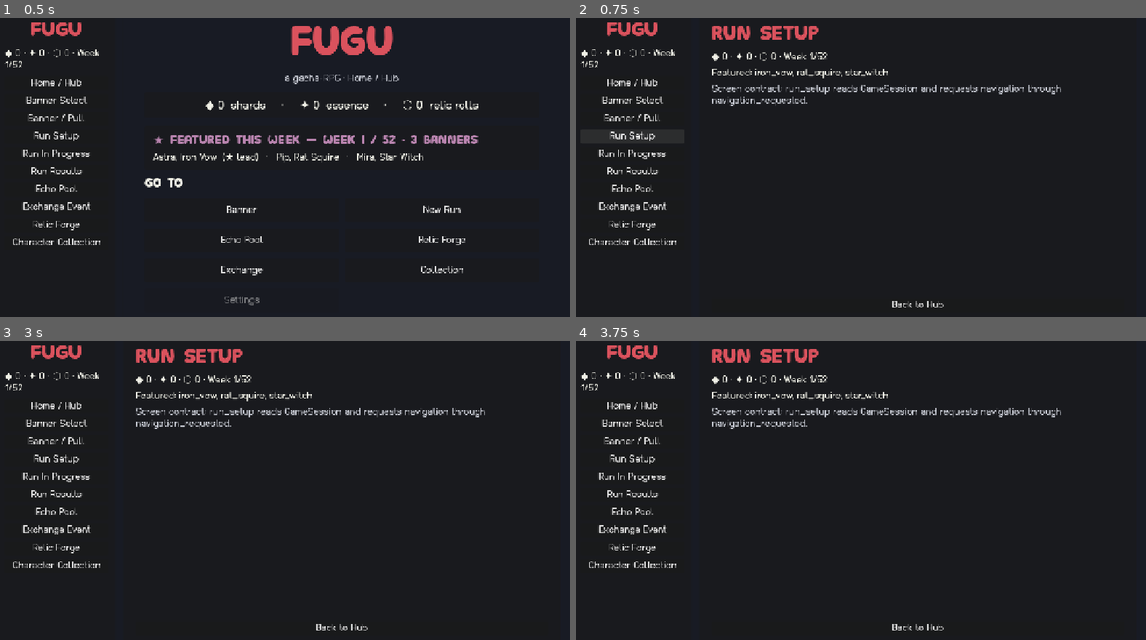
Above: before the commit, frames 1-4 (two rows, left to right).
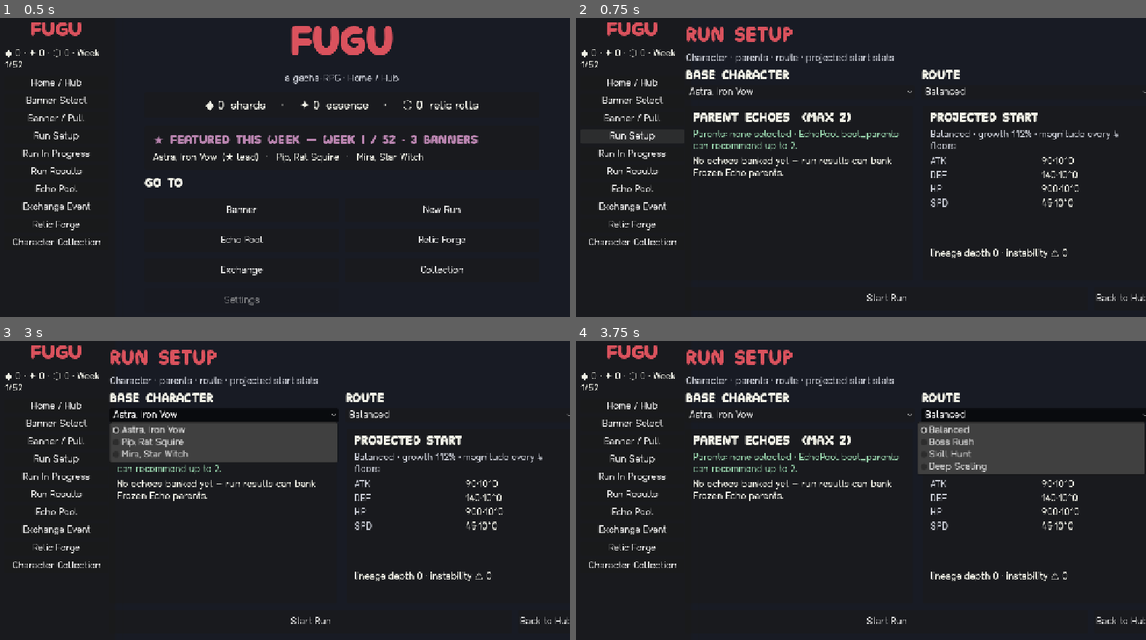
Above: after the commit, the same moments.

Repository: Mezzyface/fugu
Game: Godot game, scene res://main.tscn
Two runs of this game, one before a commit and one after it. Both use one fixed random seed, a clock stepped at 60 frames per second and the inputs below.
Inputs (mouse positions are in pixels of both pictures, inside the frame that each line leads up to):
- Up to frame 1 (0.5 s): no input
- Up to frame 2 (0.75 s): click "Run Setup" at 0.5 s
- Up to frame 3 (3 s): click "Back to Hub" at 1.25 s; click "New Run" at 2 s; click (222, 415) at 2.75 s, where only the run after the commit has a clickable "Astra, Iron Vow"
- Up to frame 4 (3.75 s): click (1037, 415) at 3.5 s, where only the run after the commit has a clickable "Balanced"

Frame 1 is identical in both runs. In frame 2, 6.4% of the frame differs, in the area x 19-100%, y 2-97%; in frame 3, 11%; in frame 4, 12%.

Commit message:
[Task] Screen 04 Run Setup
Co-Authored-By: Claude Opus 4.8 <noreply@anthropic.com>

Diff:
--- a/game/scenes/run_setup.tscn
+++ b/game/scenes/run_setup.tscn
@@ -1,6 +1,7 @@
-[gd_scene load_steps=2 format=3]
+[gd_scene load_steps=3 format=3 uid="uid://d58runsetupscene"]
 
-[ext_resource type="Script" path="res://scripts/ui/screen_base.gd" id="1_screen"]
+[ext_resource type="Script" path="res://scripts/ui/run_setup.gd" id="1_setup"]
+[ext_resource type="Theme" uid="uid://bfugutheme0001" path="res://assets/theme/fugu_theme.tres" id="2_theme"]
 
 [node name="RunSetup" type="Control"]
 layout_mode = 3
@@ -9,6 +10,190 @@
 anchor_bottom = 1.0
 grow_horizontal = 2
 grow_vertical = 2
-script = ExtResource("1_screen")
+theme = ExtResource("2_theme")
+script = ExtResource("1_setup")
 screen_id = "run_setup"
 screen_title = "Run Setup"
+
+[node name="Background" type="ColorRect" parent="."]
+layout_mode = 1
+anchors_preset = 15
+anchor_right = 1.0
+anchor_bottom = 1.0
+grow_horizontal = 2
+grow_vertical = 2
+color = Color(0.094118, 0.105882, 0.141176, 1)
+
+[node name="Margin" type="MarginContainer" parent="."]
+layout_mode = 1
+anchors_preset = 15
+anchor_right = 1.0
+anchor_bottom = 1.0
+grow_horizontal = 2
+grow_vertical = 2
+theme_override_constants/margin_left = 48
+theme_override_constants/margin_top = 28
+theme_override_constants/margin_right = 48
+theme_override_constants/margin_bottom = 28
+
+[node name="Root" type="VBoxContainer" parent="Margin"]
+layout_mode = 2
+theme_override_constants/separation = 14
+
+[node name="TitleLabel" type="Label" parent="Margin/Root"]
+layout_mode = 2
+theme_type_variation = &"TitleLabel"
+theme_override_colors/font_color = Color(0.854902, 0.321569, 0.364706, 1)
+text = "Run Setup"
+
+[node name="SubtitleLabel" type="Label" parent="Margin/Root"]
+layout_mode = 2
+theme_override_colors/font_color = Color(0.776471, 0.788235, 0.823529, 1)
+text = "Character · parents · route · projected start stats"
+
+[node name="TopSelectors" type="HBoxContainer" parent="Margin/Root"]
+layout_mode = 2
+theme_override_constants/separation = 16
+
+[node name="CharacterBlock" type="VBoxContainer" parent="Margin/Root/TopSelectors"]
+layout_mode = 2
+size_flags_horizontal = 3
+theme_override_constants/separation = 6
+
+[node name="CharacterHeader" type="Label" parent="Margin/Root/TopSelectors/CharacterBlock"]
+layout_mode = 2
+theme_type_variation = &"HeaderLabel"
+theme_override_colors/font_color = Color(0.94, 0.94, 0.9, 1)
+text = "Base Character"
+
+[node name="CharacterSelector" type="OptionButton" parent="Margin/Root/TopSelectors/CharacterBlock"]
+unique_name_in_owner = true
+layout_mode = 2
+
+[node name="RouteBlock" type="VBoxContainer" parent="Margin/Root/TopSelectors"]
+layout_mode = 2
+size_flags_horizontal = 3
+theme_override_constants/separation = 6
+
+[node name="RouteHeader" type="Label" parent="Margin/Root/TopSelectors/RouteBlock"]
+layout_mode = 2
+theme_type_variation = &"HeaderLabel"
+theme_override_colors/font_color = Color(0.94, 0.94, 0.9, 1)
+text = "Route"
+
+[node name="RouteSelector" type="OptionButton" parent="Margin/Root/TopSelectors/RouteBlock"]
+unique_name_in_owner = true
+layout_mode = 2
+
+[node name="Body" type="HBoxContainer" parent="Margin/Root"]
+layout_mode = 2
+size_flags_vertical = 3
+theme_override_constants/separation = 22
+
+[node name="ParentsPanel" type="PanelContainer" parent="Margin/Root/Body"]
+custom_minimum_size = Vector2(500, 0)
+layout_mode = 2
+size_flags_horizontal = 3
+size_flags_vertical = 3
+
+[node name="ParentsMargin" type="MarginContainer" parent="Margin/Root/Body/ParentsPanel"]
+layout_mode = 2
+theme_override_constants/margin_left = 16
+theme_override_constants/margin_top = 14
+theme_override_constants/margin_right = 16
+theme_override_constants/margin_bottom = 14
+
+[node name="ParentsStack" type="VBoxContainer" parent="Margin/Root/Body/ParentsPanel/ParentsMargin"]
+layout_mode = 2
+theme_override_constants/separation = 10
+
+[node name="ParentsHeader" type="Label" parent="Margin/Root/Body/ParentsPanel/ParentsMargin/ParentsStack"]
+layout_mode = 2
+theme_type_variation = &"HeaderLabel"
+theme_override_colors/font_color = Color(0.94, 0.94, 0.9, 1)
+text = "Parent Echoes  (max 2)"
+
+[node name="SelectedParentsLabel" type="Label" parent="Margin/Root/Body/ParentsPanel/ParentsMargin/ParentsStack"]
+unique_name_in_owner = true
+layout_mode = 2
+theme_override_colors/font_color = Color(0.588235, 0.819608, 0.666667, 1)
+autowrap_mode = 3
+text = "Parents: none selected"
+
+[node name="ParentScroll" type="ScrollContainer" parent="Margin/Root/Body/ParentsPanel/ParentsMargin/ParentsStack"]
+layout_mode = 2
+size_flags_vertical = 3
+horizontal_scroll_mode = 0
+
+[node name="ParentList" type="VBoxContainer" parent="Margin/Root/Body/ParentsPanel/ParentsMargin/ParentsStack/ParentScroll"]
+unique_name_in_owner = true
+layout_mode = 2
+size_flags_horizontal = 3
+theme_override_constants/separation = 8
+
+[node name="ProjectionPanel" type="PanelContainer" parent="Margin/Root/Body"]
+custom_minimum_size = Vector2(500, 0)
+layout_mode = 2
+size_flags_horizontal = 3
+size_flags_vertical = 3
+
+[node name="ProjectionMargin" type="MarginContainer" parent="Margin/Root/Body/ProjectionPanel"]
+layout_mode = 2
+theme_override_constants/margin_left = 16
+theme_override_constants/margin_top = 14
+theme_override_constants/margin_right = 16
+theme_override_constants/margin_bottom = 14
+
+[node name="ProjectionStack" type="VBoxContainer" parent="Margin/Root/Body/ProjectionPanel/ProjectionMargin"]
+layout_mode = 2
+theme_override_constants/separation = 10
+
+[node name="ProjectionHeader" type="Label" parent="Margin/Root/Body/ProjectionPanel/ProjectionMargin/ProjectionStack"]
+layout_mode = 2
+theme_type_variation = &"HeaderLabel"
+theme_override_colors/font_color = Color(0.94, 0.94, 0.9, 1)
+text = "Projected Start"
+
+[node name="RouteDetailLabel" type="Label" parent="Margin/Root/Body/ProjectionPanel/ProjectionMargin/ProjectionStack"]
+unique_name_in_owner = true
+layout_mode = 2
+theme_override_colors/font_color = Color(0.776471, 0.788235, 0.823529, 1)
+autowrap_mode = 3
+text = "Balanced · growth 112%"
+
+[node name="StatsGrid" type="GridContainer" parent="Margin/Root/Body/ProjectionPanel/ProjectionMargin/ProjectionStack"]
+unique_name_in_owner = true
+layout_mode = 2
+size_flags_vertical = 3
+theme_override_constants/h_separation = 22
+theme_override_constants/v_separation = 8
+columns = 2
+
+[node name="InstabilityLabel" type="Label" parent="Margin/Root/Body/ProjectionPanel/ProjectionMargin/ProjectionStack"]
+unique_name_in_owner = true
+layout_mode = 2
+theme_override_colors/font_color = Color(0.772549, 0.623529, 0.419608, 1)
+text = "lineage depth 0 · instability ⚠ 0"
+
+[node name="MessageLabel" type="Label" parent="Margin/Root/Body/ProjectionPanel/ProjectionMargin/ProjectionStack"]
+unique_name_in_owner = true
+layout_mode = 2
+theme_override_colors/font_color = Color(0.776471, 0.788235, 0.823529, 1)
+autowrap_mode = 3
+text = ""
+
+[node name="Buttons" type="HBoxContainer" parent="Margin/Root"]
+layout_mode = 2
+theme_override_constants/separation = 14
+
+[node name="StartButton" type="Button" parent="Margin/Root/Buttons"]
+unique_name_in_owner = true
+custom_minimum_size = Vector2(0, 52)
+layout_mode = 2
+size_flags_horizontal = 3
+text = "Start Run"
+
+[node name="HubButton" type="Button" parent="Margin/Root/Buttons"]
+unique_name_in_owner = true
+layout_mode = 2
+text = "Back to Hub"
--- /dev/null
+++ b/game/scripts/ui/run_setup.gd
@@ -0,0 +1,304 @@
+class_name RunSetupScreen
+extends Control
+
+signal navigation_requested(screen_id: String)
+
+const TITLE_COLOR := Color(0.854902, 0.321569, 0.364706, 1.0)
+const BODY_COLOR := Color(0.94, 0.94, 0.90, 1.0)
+const MUTED_COLOR := Color(0.776471, 0.788235, 0.823529, 1.0)
+const FEATURED_COLOR := Color(0.588235, 0.819608, 0.666667, 1.0)
+const WARNING_COLOR := Color(0.772549, 0.623529, 0.419608, 1.0)
+
+@export var screen_id: String = "run_setup"
+@export var screen_title: String = "Run Setup"
+
+var session: Node
+var selected_character_id: String = ""
+var selected_route: String = "balanced"
+var selected_parents: Array[FrozenEcho] = []
+var last_message: String = ""
+
+@onready var _character_selector: OptionButton = %CharacterSelector
+@onready var _route_selector: OptionButton = %RouteSelector
+@onready var _parent_list: VBoxContainer = %ParentList
+@onready var _selected_parents_label: Label = %SelectedParentsLabel
+@onready var _route_detail_label: Label = %RouteDetailLabel
+@onready var _stats_grid: GridContainer = %StatsGrid
+@onready var _instability_label: Label = %InstabilityLabel
+@onready var _message_label: Label = %MessageLabel
+@onready var _start_button: Button = %StartButton
+@onready var _hub_button: Button = %HubButton
+
+var _character_ids: Array[String] = []
+var _route_ids: Array[String] = []
+
+
+func _ready() -> void:
+	if session == null:
+		session = get_node_or_null("/root/GameSession")
+	_character_selector.item_selected.connect(_on_character_selected)
+	_route_selector.item_selected.connect(_on_route_selected)
+	_start_button.pressed.connect(_on_start_pressed)
+	_hub_button.pressed.connect(_on_hub_pressed)
+	_connect_session()
+	_populate_characters()
+	_populate_routes()
+	_refresh()
+
+
+func setup_screen(p_screen_id: String, p_screen_title: String, p_session: Node) -> void:
+	screen_id = p_screen_id
+	screen_title = p_screen_title
+	session = p_session
+	if is_node_ready():
+		_connect_session()
+		_populate_characters()
+		_populate_routes()
+		_refresh()
+
+
+func selected_parent_count() -> int:
+	return selected_parents.size()
+
+
+func projected_start() -> Array:
+	var character := _selected_character()
+	if character == null:
+		return [{}, 0, 0]
+	return TrainingSimulator.new().start_stats(character, selected_parents)
+
+
+func _connect_session() -> void:
+	if session != null and session.has_signal("state_changed"):
+		if not session.state_changed.is_connected(_refresh):
+			session.state_changed.connect(_refresh)
+
+
+func _populate_characters() -> void:
+	_character_selector.clear()
+	_character_ids.clear()
+	if session == null or not ("characters" in session):
+		return
+	_character_ids.assign((session.characters as Dictionary).keys())
+	_character_ids.sort()
+	for character_id: String in _character_ids:
+		_character_selector.add_item(_character_name(character_id))
+	if _character_ids.is_empty():
+		selected_character_id = ""
+		return
+	if not _character_ids.has(selected_character_id):
+		selected_character_id = _default_character_id()
+	_character_selector.selected = maxi(0, _character_ids.find(selected_character_id))
+
+
+func _populate_routes() -> void:
+	_route_selector.clear()
+	_route_ids.clear()
+	for route: String in TrainingSimulator.available_routes():
+		_route_ids.append(route)
+		_route_selector.add_item(_route_label(route))
+	if not _route_ids.has(selected_route):
+		selected_route = _route_ids[0] if not _route_ids.is_empty() else "balanced"
+	_route_selector.selected = maxi(0, _route_ids.find(selected_route))
+
+
+func _default_character_id() -> String:
+	if session != null and session.has_method("featured_banner_ids"):
+		var featured: Array = session.featured_banner_ids()
+		if not featured.is_empty() and _character_ids.has(featured[0]):
+			return featured[0]
+	return _character_ids[0]
+
+
+func _refresh() -> void:
+	if not is_node_ready():
+		return
+	_prune_selected_parents()
+	_build_parent_list()
+	_refresh_projection()
+	_message_label.text = last_message
+
+
+func _build_parent_list() -> void:
+	for child in _parent_list.get_children():
+		child.queue_free()
+	var records := _parent_records()
+	if records.is_empty():
+		_parent_list.add_child(_plain_label("No echoes banked yet — run results can bank Frozen Echo parents."))
+		return
+	var recommended := _recommended_parent_echoes()
+	for record: EchoRecord in records:
+		var button := Button.new()
+		button.text = _parent_button_text(record, recommended.has(record.echo))
+		button.alignment = HORIZONTAL_ALIGNMENT_LEFT
+		button.autowrap_mode = TextServer.AUTOWRAP_WORD_SMART
+		button.custom_minimum_size = Vector2(0, 62)
+		button.size_flags_horizontal = Control.SIZE_EXPAND_FILL
+		button.add_theme_color_override("font_color", FEATURED_COLOR if _has_parent(record.echo) else BODY_COLOR)
+		button.pressed.connect(_toggle_parent.bind(record.echo))
+		_parent_list.add_child(button)
+
+
+func _refresh_projection() -> void:
+	_selected_parents_label.text = _selected_parent_text()
+	_route_detail_label.text = _route_detail_text()
+	var projection := projected_start()
+	var stats: Dictionary = projection[0]
+	var lineage_depth: int = projection[1]
+	var instability: int = projection[2]
+	_build_stats(stats)
+	_instability_label.text = "lineage depth %d · instability ⚠ %d" % [lineage_depth, instability]
+	_instability_label.add_theme_color_override("font_color", WARNING_COLOR if instability > 0 else BODY_COLOR)
+
+
+func _build_stats(stats: Dictionary) -> void:
+	for child in _stats_grid.get_children():
+		child.queue_free()
+	var stat_names: Array = stats.keys()
+	stat_names.sort()
+	for stat_name: String in stat_names:
+		var name_label := _stat_label(stat_name.to_upper(), MUTED_COLOR, 96)
+		_stats_grid.add_child(name_label)
+		_stats_grid.add_child(_stat_label(_format_stat(stats[stat_name]), BODY_COLOR, 180))
+
+
+func _toggle_parent(echo: FrozenEcho) -> void:
+	var index := selected_parents.find(echo)
+	if index != -1:
+		selected_parents.remove_at(index)
+		last_message = "Parent removed."
+	elif selected_parents.size() >= TrainingSimulator.MAX_PARENTS:
+		last_message = "Parent cap reached: choose at most %d echoes." % TrainingSimulator.MAX_PARENTS
+	else:
+		selected_parents.append(echo)
+		last_message = "Parent selected."
+	_refresh()
+
+
+func _prune_selected_parents() -> void:
+	var available: Array[FrozenEcho] = []
+	for record: EchoRecord in _parent_records():
+		available.append(record.echo)
+	for index in range(selected_parents.size() - 1, -1, -1):
+		if not available.has(selected_parents[index]):
+			selected_parents.remove_at(index)
+	while selected_parents.size() > TrainingSimulator.MAX_PARENTS:
+		selected_parents.pop_back()
+
+
+func _parent_records() -> Array[EchoRecord]:
+	if session == null or not ("echo_pool" in session) or session.echo_pool == null:
+		return []
+	return session.echo_pool.sorted_records("power").slice(0, 8)
+
+
+func _recommended_parent_echoes() -> Array[FrozenEcho]:
+	if session == null or not ("echo_pool" in session) or session.echo_pool == null:
+		return []
+	return session.echo_pool.best_parents(selected_character_id, TrainingSimulator.MAX_PARENTS)
+
+
+func _parent_button_text(record: EchoRecord, recommended: bool) -> String:
+	var marker := "✓ " if _has_parent(record.echo) else ""
+	var tag := " · recommended" if recommended else ""
+	return "%s#%d %s · pwr %d · lin %d%s" % [
+		marker,
+		record.id,
+		_character_name(record.echo.source_character_id),
+		record.power_score,
+		record.echo.lineage_depth,
+		tag
+	]
+
+
+func _selected_parent_text() -> String:
+	if selected_parents.is_empty():
+		return "Parents: none selected · EchoPool best_parents can recommend up to 2."
+	var names: Array[String] = []
+	for echo: FrozenEcho in selected_parents:
+		names.append("%s (lin %d)" % [_character_name(echo.source_character_id), echo.lineage_depth])
+	return "Parents: %s" % "  +  ".join(names)
+
+
+func _route_detail_text() -> String:
+	var tuning := TrainingSimulator.route_tuning(selected_route)
+	if tuning.is_empty():
+		return "Route unavailable"
+	return "%s · growth %d%% · magnitude every %d floors" % [
+		_route_label(selected_route),
+		int(tuning["growth_percent"]),
+		int(tuning["magnitude_interval"])
+	]
+
+
+func _has_parent(echo: FrozenEcho) -> bool:
+	return selected_parents.has(echo)
+
+
+func _selected_character() -> CharacterDef:
+	if session != null and session.has_method("get_character"):
+		return session.get_character(selected_character_id)
+	return null
+
+
+func _character_name(character_id: String) -> String:
+	if session != null and session.has_method("get_character"):
+		var character: CharacterDef = session.get_character(character_id)
+		if character != null:
+			return character.name
+	return character_id.capitalize()
+
+
+func _route_label(route: String) -> String:
+	return route.replace("_", " ").capitalize()
+
+
+func _format_stat(stat: BigStat) -> String:
+	if session != null and session.has_method("format_stat"):
+		return session.format_stat(stat)
+	var normalized := stat.normalized()
+	return "%d·10^%d" % [normalized.mantissa, normalized.magnitude]
+
+
+func _plain_label(text: String) -> Label:
+	var label := Label.new()
+	label.text = text
+	label.autowrap_mode = TextServer.AUTOWRAP_WORD_SMART
+	label.add_theme_color_override("font_color", BODY_COLOR)
+	return label
+
+
+func _stat_label(text: String, color: Color, minimum_width: int) -> Label:
+	var label := Label.new()
+	label.text = text
+	label.clip_text = false
+	label.text_overrun_behavior = TextServer.OVERRUN_NO_TRIMMING
+	label.custom_minimum_size = Vector2(minimum_width, 0)
+	label.size_flags_horizontal = Control.SIZE_EXPAND_FILL
+	label.add_theme_color_override("font_color", color)
+	return label
+
+
+func _on_character_selected(index: int) -> void:
+	if index < 0 or index >= _character_ids.size():
+		return
+	selected_character_id = _character_ids[index]
+	selected_parents.clear()
+	last_message = "Base character selected."
+	_refresh()
+
+
+func _on_route_selected(index: int) -> void:
+	if index < 0 or index >= _route_ids.size():
+		return
+	selected_route = _route_ids[index]
+	last_message = "Route selected."
+	_refresh()
+
+
+func _on_start_pressed() -> void:
+	navigation_requested.emit("run_progress")
+
+
+func _on_hub_pressed() -> void:
+	navigation_requested.emit("home_hub")
--- /dev/null
+++ b/game/test/test_run_setup.gd
@@ -0,0 +1,112 @@
+extends GutTest
+
+const RUN_SETUP := preload("res://scenes/run_setup.tscn")
+
+
+func before_each() -> void:
+	GameSession.reset(1)
+	_seed_echo_pool()
+
+
+func _make_screen() -> RunSetupScreen:
+	var screen := RUN_SETUP.instantiate() as RunSetupScreen
+	add_child_autofree(screen)
+	return screen
+
+
+func _seed_echo_pool() -> void:
+	GameSession.echo_pool.bank_echo(
+		FrozenEcho.new(
+			"star_witch",
+			{"hp": BigStat.new(500), "atk": BigStat.new(240), "def": BigStat.new(70), "spd": BigStat.new(90)},
+			PackedStringArray(["Nova Hex"]),
+			PackedStringArray(["magic"]),
+			1,
+			0
+		),
+		"star"
+	)
+	GameSession.echo_pool.bank_echo(
+		FrozenEcho.new(
+			"iron_vow",
+			{"hp": BigStat.new(1200), "atk": BigStat.new(120), "def": BigStat.new(240), "spd": BigStat.new(50)},
+			PackedStringArray(["Oath Wall"]),
+			PackedStringArray(["armor"]),
+			2,
+			1
+		),
+		"shield"
+	)
+	GameSession.echo_pool.bank_echo(
+		FrozenEcho.new(
+			"rat_squire",
+			{"hp": BigStat.new(650), "atk": BigStat.new(130), "def": BigStat.new(90), "spd": BigStat.new(140)},
+			PackedStringArray(["Skitter Strike"]),
+			PackedStringArray(["beast"]),
+			0,
+			0
+		),
+		"rat"
+	)
+
+
+func test_defaults_to_featured_character_and_balanced_route() -> void:
+	var screen := _make_screen()
+	assert_eq(screen.selected_character_id, GameSession.featured_banner_ids()[0])
+	assert_eq(screen.selected_route, "balanced")
+	var detail := screen.get_node("%RouteDetailLabel") as Label
+	assert_string_contains(detail.text, "Balanced")
+	assert_string_contains(detail.text, "growth 112%")
+
+
+func test_selecting_parent_updates_projection_from_training_simulator() -> void:
+	var screen := _make_screen()
+	var first_button := (screen.get_node("%ParentList") as VBoxContainer).get_child(0) as Button
+	var base_projection := screen.projected_start()
+	first_button.pressed.emit()
+	assert_eq(screen.selected_parent_count(), 1)
+	var parent_projection := screen.projected_start()
+	assert_gt(parent_projection[1], base_projection[1], "lineage depth increases with a parent")
+	var selected_label := screen.get_node("%SelectedParentsLabel") as Label
+	assert_string_contains(selected_label.text, "Parents:")
+	var instability_label := screen.get_node("%InstabilityLabel") as Label
+	assert_string_contains(instability_label.text, "instability")
+
+
+func test_prevents_more_than_two_parents() -> void:
+	var screen := _make_screen()
+	var list := screen.get_node("%ParentList") as VBoxContainer
+	for index in 3:
+		(list.get_child(index) as Button).pressed.emit()
+	assert_eq(screen.selected_parent_count(), TrainingSimulator.MAX_PARENTS)
+	assert_string_contains(screen.last_message, "Parent cap reached")
+
+
+func test_route_selector_changes_projected_route() -> void:
+	var screen := _make_screen()
+	var selector := screen.get_node("%RouteSelector") as OptionButton
+	var route_index := 1
+	selector.selected = route_index
+	selector.item_selected.emit(route_index)
+	assert_eq(screen.selected_route, TrainingSimulator.available_routes()[route_index])
+	var detail := screen.get_node("%RouteDetailLabel") as Label
+	assert_string_contains(detail.text, "Boss Rush")
+
+
+func test_stats_grid_uses_big_number_format() -> void:
+	var screen := _make_screen()
+	var grid := screen.get_node("%StatsGrid") as GridContainer
+	var found_big_number := false
+	for child in grid.get_children():
+		if child is Label and (child as Label).text.contains("·10^"):
+			found_big_number = true
+	assert_true(found_big_number, "projected stats render mantissa·10^magnitude")
+
+
+func test_start_and_hub_buttons_request_navigation() -> void:
+	var screen := _make_screen()
+	watch_signals(screen)
+	(screen.get_node("%StartButton") as Button).pressed.emit()
+	assert_signal_emitted_with_parameters(screen, "navigation_requested", ["run_progress"])
+	(screen.get_node("%HubButton") as Button).pressed.emit()
+	assert_signal_emitted_with_parameters(screen, "navigation_requested", ["home_hub"])
Not shown, added: game/scripts/ui/run_setup.gd.uid
Not shown, added: game/test/test_run_setup.gd.uid
Not shown, added: deliverables/items/58-screen-run-setup.md
Not shown, added: screenshots/58/run_setup.png
